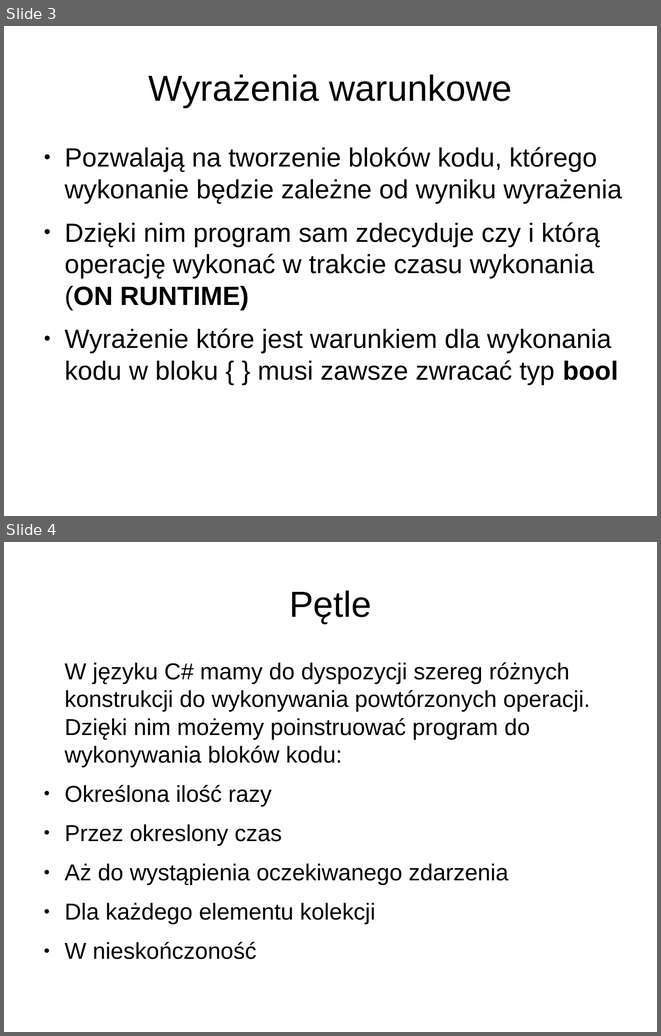
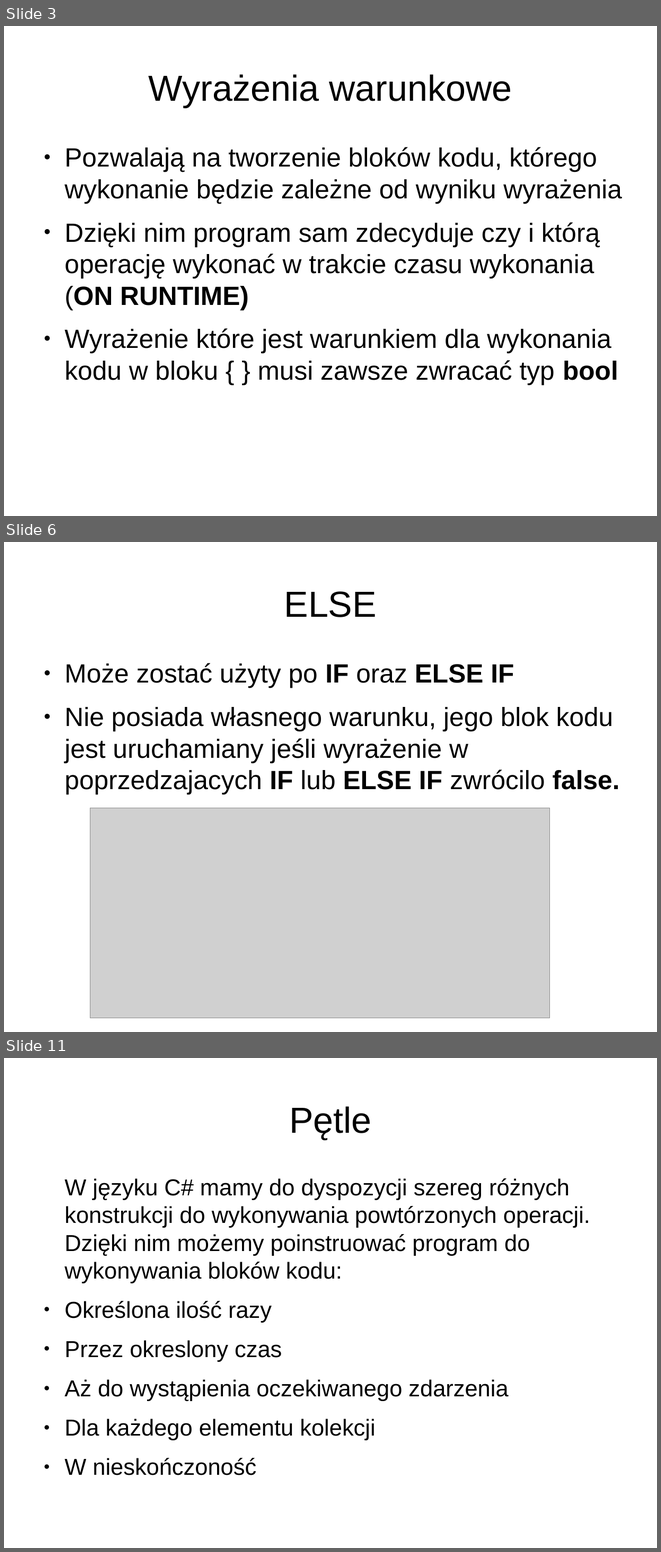
Before and after one commit to pawszo/AkademiaSI, a slide deck: Lekcja4/Prezentacja/Prezentacja.odp. Shown one above the other, each under a label of ours: slides 3 and 4 before the commit, slides 3, 6 and 11 after it; the slides between them are not shown. The pictures are 661x1036 and 661x1552 pixels, drawn with LibreOffice and Linux fonts; fonts in the diff are those of the drawing; grey boxes stand for pictures. Boxes give left, top, right and bottom in pixels: in the first picture for what was removed or moved away, otherwise in the second. Text is boxed around its words. In the diff, an @@ line names an element or a change of style, - is before the commit and + after.

```diff
--- a/Lekcja4/Prezentacja/Prezentacja.odp
+++ b/Lekcja4/Prezentacja/Prezentacja.odp
@@ slide 6 added at (x1=4, y1=542, x2=657, y2=1032), background #FFFFFF @@
@@ title added at (x1=284, y1=591, x2=377, y2=617), 44 pt, text #000000 @@
+ELSE
@@ text added at (x1=64, y1=663, x2=620, y2=794), 32 pt, text #000000 @@
+● Może zostać użyty po IF oraz ELSE IF
+● Nie posiada własnego warunku, jego blok kodu jest uruchamiany jeśli wyrażenie w poprzedzajacych IF lub ELSE IF zwrócilo false.
@@ picture added at (x1=90, y1=808, x2=550, y2=1018) @@
@@ what was slide 4 is now slide 11 @@
```
Also in this commit, not shown: 6 other slides added, 5 other files.
